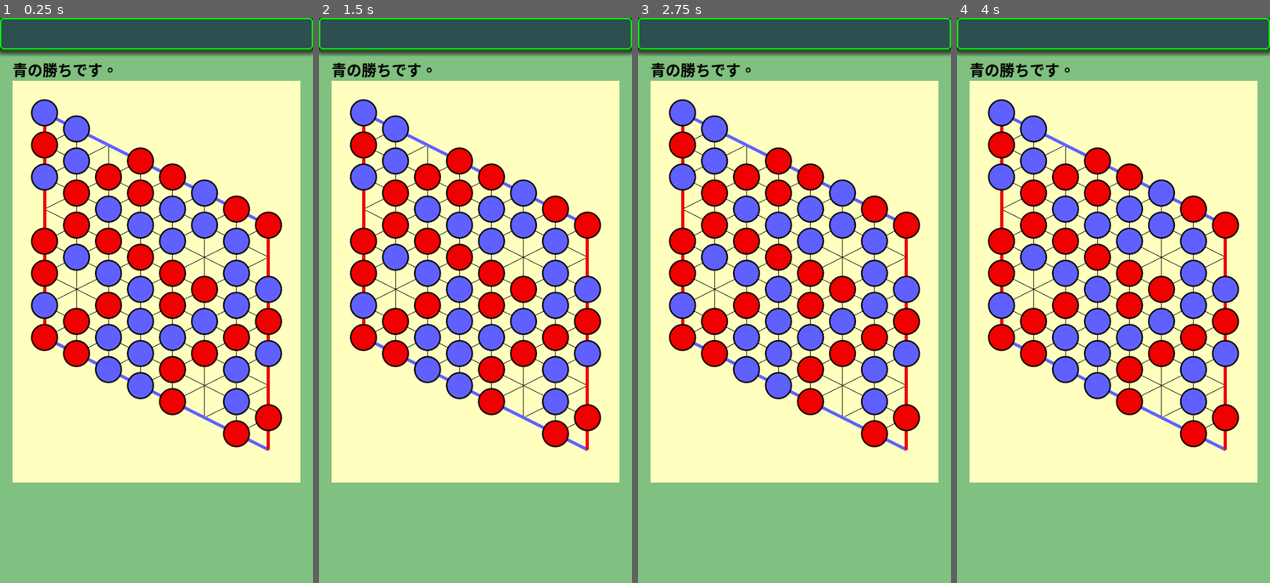
Above: before the commit, frames 1-4 (left to right).
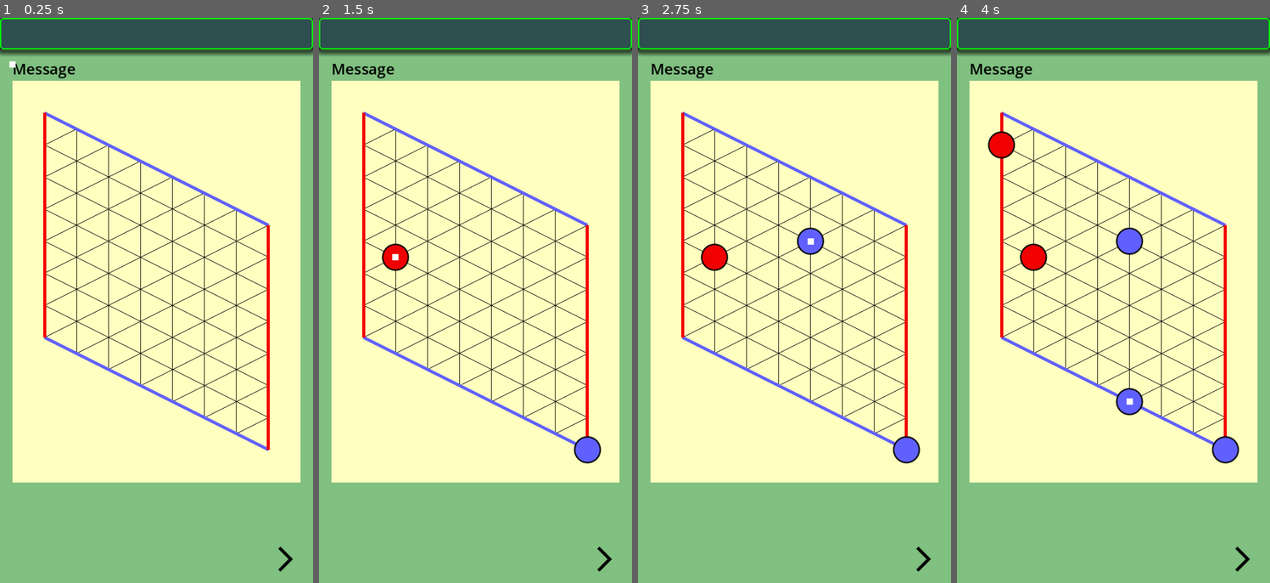
Above: after the commit, the same moments.

Repository: vivisuke/HexGame
Game: Godot game, scene res://main.tscn
The game is run twice, just before and just after one commit, with the same random seed, the same clock (stepped at 60 frames per second) and the same inputs.
Inputs (mouse positions are in pixels of both pictures, inside the frame that each line leads up to):
- Up to frame 1 (0.25 s): no input
- Up to frame 2 (1.5 s): click (603, 560) at 0.52 s; click (603, 560) at 1.27 s
- Up to frame 3 (2.75 s): click (922, 560) at 2.02 s
- Up to frame 4 (4 s): tap Enter at 2.75 s; tap Space at 3.5 s

The runs differ from the first frame. In frame 1, 19% of the frame differs, in the area x 2-94%, y 7-98%; in frame 2, 19%, in the area x 4-94%, y 7-98%; in frame 3, 19%; in frame 4, 19%.

Commit message:
0022 ◎ C 01/24 01/24 0.001│ToDo│BoardRect：直前に打った箇所を強調

Diff:
--- a/hexgame/main.tscn
+++ b/hexgame/main.tscn
@@ -1,8 +1,10 @@
-[gd_scene load_steps=4 format=3 uid="uid://duyxx1tfe0tha"]
+[gd_scene load_steps=6 format=3 uid="uid://duyxx1tfe0tha"]
 
 [ext_resource type="Script" path="res://scripts/title_bar.gd" id="1_afdw8"]
 [ext_resource type="Script" path="res://scripts/main.gd" id="1_juyok"]
 [ext_resource type="Script" path="res://scripts/board_rect.gd" id="3_gwnx1"]
+[ext_resource type="Texture2D" uid="uid://b0jdxche8u0vl" path="res://images/arrow_forward_black.png" id="4_glth8"]
+[ext_resource type="Texture2D" uid="uid://mhbmmre6tj1j" path="res://images/arrow_forward_white.png" id="5_updk2"]
 
 [node name="Main" type="Node2D"]
 script = ExtResource("1_juyok")
@@ -35,3 +37,17 @@
 offset_bottom = 740.0
 color = Color(1, 1, 0.752941, 1)
 script = ExtResource("3_gwnx1")
+
+[node name="HBC" type="HBoxContainer" parent="."]
+offset_left = 20.0
+offset_top = 838.0
+offset_right = 480.0
+offset_bottom = 878.0
+alignment = 2
+
+[node name="NextButton" type="TextureButton" parent="HBC"]
+layout_mode = 2
+texture_normal = ExtResource("4_glth8")
+texture_pressed = ExtResource("5_updk2")
+
+[connection signal="pressed" from="HBC/NextButton" to="." method="_on_next_button_pressed"]
--- a/hexgame/scripts/Board.gd
+++ b/hexgame/scripts/Board.gd
@@ -15,6 +15,9 @@
 #var m_cells = []
 var m_cells : PackedByteArray
 var m_visited : PackedByteArray		# 0 for 未探索 or 空欄、1以上 for 島id
+var m_dist : PackedByteArray		# 0 for 未探索、1以上 for 距離+1
+var m_ter_lst : PackedByteArray		# 末端位置リスト
+var m_next_ter : PackedByteArray	# 次の末端位置リスト
 
 func xyToIndex(x, y): return (y+1)*ARY_WIDTH + x
 
@@ -22,6 +25,7 @@
 	m_cells.resize(ARY_SIZE)
 	m_cells.fill(WALL)
 	m_visited.resize(ARY_SIZE)
+	m_dist.resize(ARY_SIZE)
 	for y in range(N_HORZ):
 		for x in range(N_HORZ):
 			m_cells[xyToIndex(x, y)] = EMPTY
@@ -38,6 +42,12 @@
 		var txt = ""
 		for x in range(N_HORZ):
 			txt += "%3d"%m_visited[xyToIndex(x, y)]
+		print(txt)
+func print_dist():
+	for y in range(N_HORZ):
+		var txt = ""
+		for x in range(N_HORZ):
+			txt += "%3d"%m_dist[xyToIndex(x, y)]
 		print(txt)
 func get_col(x, y):
 	return m_cells[xyToIndex(x, y)]
@@ -98,7 +108,41 @@
 			if (col == BLACK || col == WHITE) && m_visited[ix] == 0:
 				id += 1
 				check_connected_sub(ix, col, id)
+func BFS_sub(dist, col):
+	#m_next_ter.clear()
+	m_next_ter = PackedByteArray()
+	for ix in m_ter_lst:
+		if m_cells[ix-ARY_WIDTH] == col && m_dist[ix-ARY_WIDTH] == 0:
+			m_dist[ix-ARY_WIDTH] = dist
+			m_next_ter.push_back(ix-ARY_WIDTH)
+		if m_cells[ix-ARY_WIDTH+1] == col && m_dist[ix-ARY_WIDTH+1] == 0:
+			m_dist[ix-ARY_WIDTH+1] = dist
+			m_next_ter.push_back(ix-ARY_WIDTH+1)
+		if m_cells[ix-1] == col && m_dist[ix-1] == 0:
+			m_dist[ix-1] = dist
+			m_next_ter.push_back(ix-1)
+		if m_cells[ix+1] == col && m_dist[ix+1] == 0:
+			m_dist[ix+1] = dist
+			m_next_ter.push_back(ix+1)
+		if m_cells[ix+ARY_WIDTH-1] == col && m_dist[ix+ARY_WIDTH-1] == 0:
+			m_dist[ix+ARY_WIDTH-1] = dist
+			m_next_ter.push_back(ix+ARY_WIDTH-1)
+		if m_cells[ix+ARY_WIDTH] == col && m_dist[ix+ARY_WIDTH] == 0:
+			m_dist[ix+ARY_WIDTH] = dist
+			m_next_ter.push_back(ix+ARY_WIDTH)
+	if m_next_ter.is_empty(): return
+	m_ter_lst = m_next_ter.duplicate()
+	BFS_sub(dist+1, col)
 
+func BFS(x, y):		# (x, y) から幅優先探索
+	m_dist.fill(0)
+	var ix = xyToIndex(x, y)
+	m_dist[ix] = 1
+	var col = m_cells[ix]
+	m_ter_lst = [ix]
+	BFS_sub(2, col)
+
+	pass
 func _ready():
 	pass # Replace with function body.
 func _process(delta):
--- a/hexgame/scripts/board_rect.gd
+++ b/hexgame/scripts/board_rect.gd
@@ -12,6 +12,7 @@
 var GRID_HT = CELL_WD * (Board.N_HORZ-1)
 
 var bd
+var put_pos = Vector2(-1, -1)
 
 # Called when the node enters the scene tree for the first time.
 func _ready():
@@ -20,6 +21,8 @@
 
 func xyToPos(x, y):
 	return Vector2(X0+CELL_WD*x, Y0+CELL_WD*y+CELL_WD*x/2.0)
+func vec2ToPos(vec2):
+	return xyToPos(vec2.x, vec2.y)
 func draw_stone(x, y, b):
 	#var col = Color("#6060ff") if b else Color("pink")
 	var col = BLACK_COL if b else WHITE_COL
@@ -49,11 +52,16 @@
 	#draw_stone(1, 1, true)
 	#draw_stone(2, 0, false)
 	#draw_stone(0, 2, false)
+	# 石描画
 	for y in range(BWD):
 		for x in range(BWD):
 			var col = bd.get_col(x, y)
 			if col != Board.EMPTY:
 				draw_stone(x, y, col == Board.BLACK)
+	# 着手箇所強調
+	var p = vec2ToPos(put_pos)
+	#draw_circle(p, CELL_WD*0.1, Color.WHITE)
+	draw_rect(Rect2(p-Vector2(5, 5), Vector2(10, 10)), Color.WHITE)
 	pass
 
 # Called every frame. 'delta' is the elapsed time since the previous frame.
--- a/hexgame/scripts/main.gd
+++ b/hexgame/scripts/main.gd
@@ -1,30 +1,57 @@
 extends Node2D
 
 var bd
+var next = Board.BLACK
+var game_over = false
 
 func _ready():
-	#seed(1)
+	seed(0)
 	bd = Board.new()
 	$BoardRect.bd = bd
 	#bd.put_black(0, 1)
 	#bd.put_white(1, 0)
 	#bd.print()
-	var next = Board.BLACK
-	#for i in range(Board.N_HORZ * Board.N_HORZ):
-	for i in range(64):
-		var pos = bd.sel_move_random()
-		print("put pos = ", pos)
-		if bd.put_col(pos.x, pos.y, next):
-			break
-		next = (Board.BLACK + Board.WHITE) - next
-	if next == Board.BLACK:
-		$MessLabel.text = "青の勝ちです。"
-	else:
-		$MessLabel.text = "赤の勝ちです。"
-	bd.print()
-	bd.check_connected()
-	bd.print_visited()
+	#var next = Board.BLACK
+	if false:
+		#for i in range(Board.N_HORZ * Board.N_HORZ):
+		for i in range(64):
+			var pos = bd.sel_move_random()
+			print("put pos = ", pos)
+			if bd.put_col(pos.x, pos.y, next):
+				break
+			next = (Board.BLACK + Board.WHITE) - next
+		if next == Board.BLACK:
+			$MessLabel.text = "青の勝ちです。"
+		else:
+			$MessLabel.text = "赤の勝ちです。"
+		bd.print()
+		bd.check_connected()
+		bd.print_visited()
 	pass # Replace with function body.
 
 func _process(delta):
 	pass
+
+
+func _on_next_button_pressed():
+	if game_over: return
+	var pos = bd.sel_move_random()
+	$BoardRect.put_pos = pos
+	$BoardRect.queue_redraw()
+	print("put pos = ", pos)
+	if bd.put_col(pos.x, pos.y, next):
+		game_over = true
+		if next == Board.BLACK:
+			$MessLabel.text = "青の勝ちです。"
+		else:
+			$MessLabel.text = "赤の勝ちです。"
+		bd.print()
+		#bd.check_connected()
+		#bd.print_visited()
+		bd.BFS(pos.x, pos.y)
+		bd.print_dist()
+		return
+	bd.BFS(pos.x, pos.y)
+	bd.print_dist()
+	next = (Board.BLACK + Board.WHITE) - next
+	pass # Replace with function body.
Binary file added: hexgame/images/arrow_forward_black.png
Not shown, added: hexgame/images/arrow_forward_black.png.import
Binary file added: hexgame/images/arrow_forward_white.png
Not shown, added: hexgame/images/arrow_forward_white.png.import
Not shown, changed: HexGame.spr
